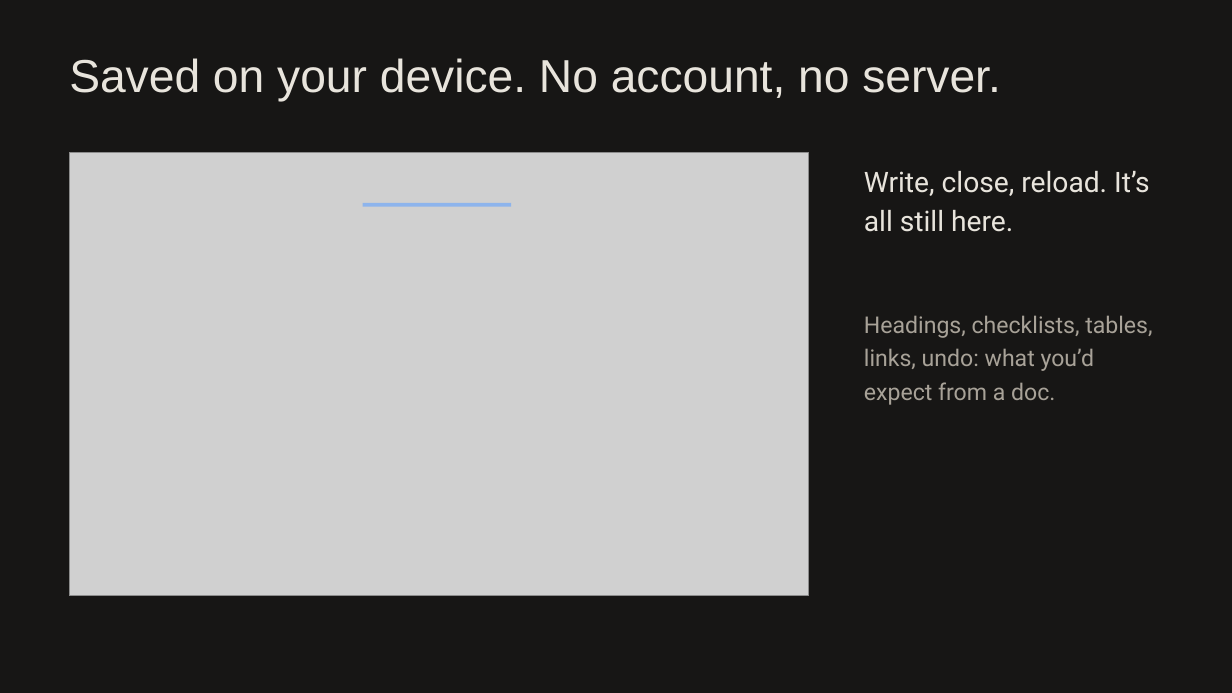
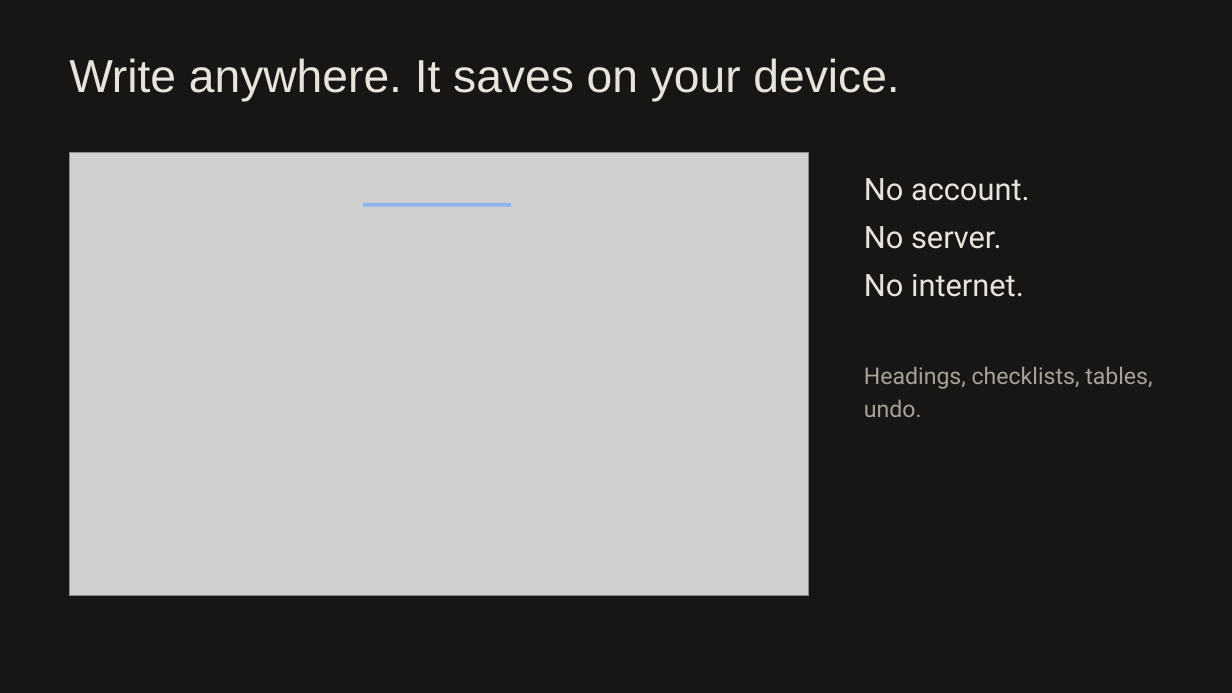
Before and after one commit to ranvir7123/phir-milenge, a slide deck: slide 3 of docs/handin/pitch-deck.pptx (slide 2 before the commit). Drawn at 1232x693 pixels with LibreOffice and Linux fonts; fonts in the diff are those of the drawing; grey boxes stand for pictures. Boxes give left, top, right and bottom in pixels: in the first picture for what was removed or moved away, otherwise in the second. Text is boxed around its words. In the diff, an @@ line names an element or a change of style, - is before the commit and + after.

```diff
--- a/docs/handin/pitch-deck.pptx
+++ b/docs/handin/pitch-deck.pptx
@@ text at (69,58,899,102): text changed @@
-Saved on your device. No account, no server.
+Write anywhere. It saves on your device.
@@ text at (864,178,1030,297): text changed; size 22 to 24 pt @@
-Write, close, reload. It’s all still here.
+No account.
+No server.
+No internet.
@@ text at (864,366,1152,417): text changed @@
-Headings, checklists, tables, links, undo: what you’d expect from a doc.
+Headings, checklists, tables, undo.
```
Also in this commit, not shown: 9 slides added, 6 slides removed, 14 other files.
